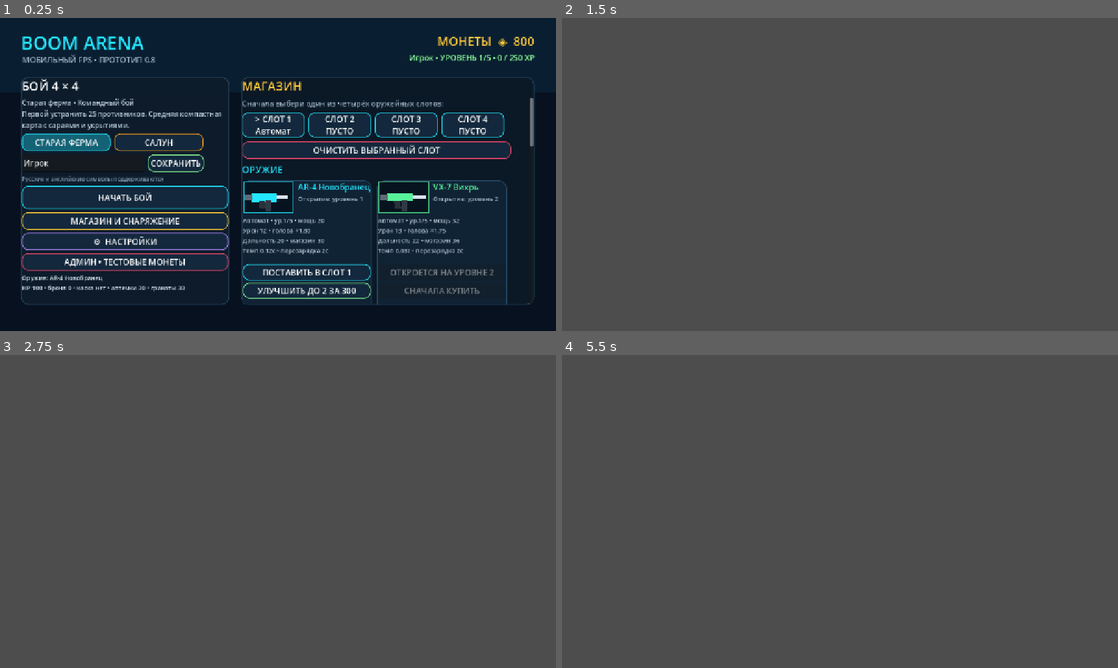
Above: before the commit, frames 1-4 (two rows, left to right).
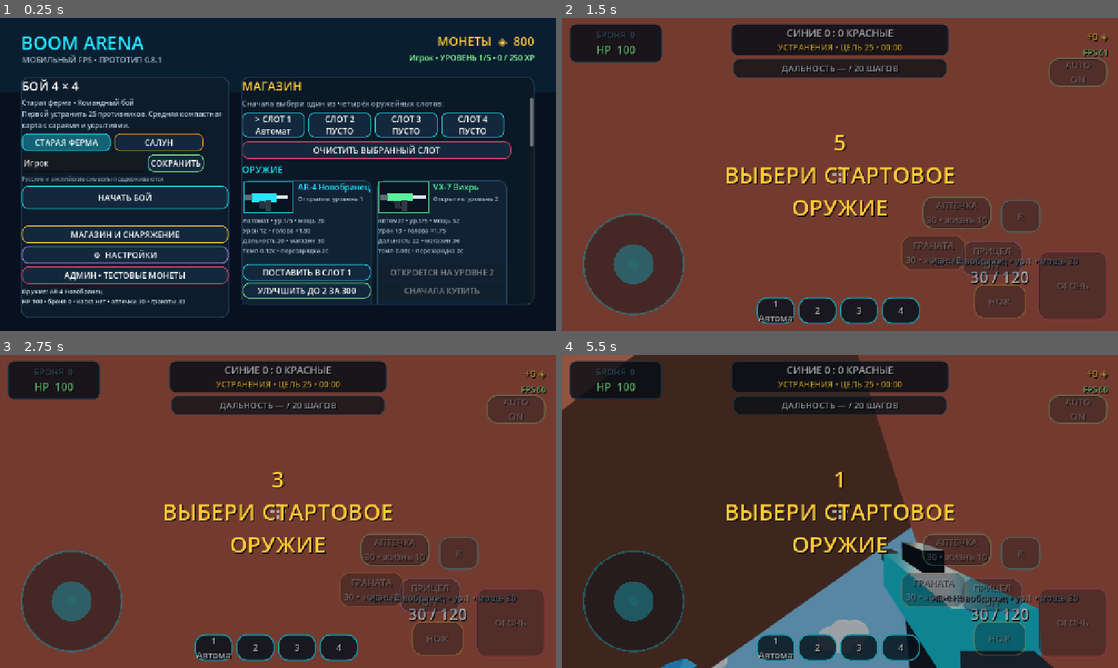
Above: after the commit, the same moments.

Repository: CTPAXlost/BoomBoom
Game: Godot game, scene res://scenes/main.tscn
Two runs of this game, one before a commit and one after it. Both use one fixed random seed, a clock stepped at 60 frames per second and the inputs below.
Inputs (mouse positions are in pixels of both pictures, inside the frame that each line leads up to):
- Up to frame 1 (0.25 s): no input
- Up to frame 2 (1.5 s): click "НАЧАТЬ БОЙ" at 0.5 s; tap Enter at 1.25 s; move the mouse to (962, 158) at 1.27 s; hold D (move_right) from 1.28 s (still down); hold Right mouse button (aim) from 1.28 s (still down); click (962, 158) at 1.42 s
- Up to frame 3 (2.75 s): release D (move_right) at 2 s; release Right mouse button (aim) at 2 s; tap Space at 2 s; drag from (166, 527) to (250, 574) at 2.02 s
- Up to frame 4 (5.5 s): move the mouse to (895, 442) at 2.77 s; hold D (move_right) 2.78-3.5 s; tap G (grenade) at 2.85 s; tap Enter at 3.5, 5 s; drag from (812, 574) to (673, 464) at 3.52 s; tap Space at 4.25 s; move the mouse to (1006, 558) at 4.27 s; hold A (move_left) 4.28-5 s; tap H (medkit) at 4.35 s; tap R (reload) at 4.9 s; drag from (673, 464) to (756, 433) at 5.02 s

The runs differ from the first frame. In frame 1, 4.6% of the frame differs, in the area x 3-42%, y 12-96%; in frame 2, 99%; in frame 3, 99%; in frame 4, 99%, in the area x 0-100%, y 0-100%.
Error before the commit: Parse Error: Could not preload resource script "res://scripts/game/player.gd". (res://scripts/game/arena.gd:6)

Commit message:
BoomArena

Diff:
--- a/scripts/game/arena.gd
+++ b/scripts/game/arena.gd
@@ -1,6 +1,7 @@
 extends Node3D
 class_name BoomArena
 
+signal arena_ready
 signal match_finished
 
 const PlayerScript = preload("res://scripts/game/player.gd")
@@ -38,6 +39,7 @@
 	randomize()
 	mode_id = SaveData.selected_map
 	score_limit = 1000 if mode_id == "saloon" else 25
+	print("Boom Arena: building map ", mode_id)
 	_apply_graphics_quality()
 	_build_environment()
 	hud = HUDScript.new()
@@ -45,7 +47,9 @@
 	hud.continue_pressed.connect(_on_continue_pressed)
 	_spawn_teams()
 	Input.mouse_mode = Input.MOUSE_MODE_CAPTURED
-	_start_countdown()
+	print("Boom Arena: arena ready")
+	arena_ready.emit()
+	call_deferred("_start_countdown")
 
 func _apply_graphics_quality():
 	var viewport = get_viewport()
--- a/scripts/game/player.gd
+++ b/scripts/game/player.gd
@@ -169,6 +169,12 @@
 	_update_weapon_visuals(delta)
 
 func _handle_weapon_selection():
+	for i in range(4):
+		if Input.is_action_just_pressed("slot_%d" % (i + 1)):
+			select_slot(i)
+	var hud_slot = game_hud.consume_slot_request() if game_hud else -1
+	if hud_slot >= 0:
+		select_slot(hud_slot)
 
 func _handle_move(delta):
 	var input_vec = Input.get_vector("move_left", "move_right", "move_forward", "move_back")
--- a/scripts/main.gd
+++ b/scripts/main.gd
@@ -1,15 +1,21 @@
 extends Node
 
 const MenuScreen = preload("res://scripts/ui/menu_screen.gd")
-const Arena = preload("res://scripts/game/arena.gd")
+const ARENA_SCRIPT_PATH = "res://scripts/game/arena.gd"
 
 var current_screen
+var pending_screen
+var startup_attempt = 0
+var smoke_test_mode = false
 
 func _ready():
 	SaveData.apply_runtime_settings()
 	DisplayServer.screen_set_orientation(DisplayServer.SCREEN_SENSOR_LANDSCAPE)
 	_ensure_input_actions()
+	smoke_test_mode = OS.get_cmdline_user_args().has("--smoke-test")
 	show_menu()
+	if smoke_test_mode:
+		call_deferred("start_match")
 
 func _ensure_input_actions():
 	var keys = {
@@ -59,7 +65,14 @@
 		current_screen.queue_free()
 	current_screen = null
 
+func _clear_pending_screen():
+	if is_instance_valid(pending_screen):
+		pending_screen.queue_free()
+	pending_screen = null
+
 func show_menu():
+	startup_attempt += 1
+	_clear_pending_screen()
 	clear_screen()
 	Input.mouse_mode = Input.MOUSE_MODE_VISIBLE
 	current_screen = MenuScreen.new()
@@ -67,10 +80,59 @@
 	current_screen.start_match.connect(start_match)
 
 func start_match():
-	clear_screen()
-	current_screen = Arena.new()
-	add_child(current_screen)
-	current_screen.match_finished.connect(_on_match_finished)
+	if is_instance_valid(pending_screen):
+		return
+	var arena_script = ResourceLoader.load(ARENA_SCRIPT_PATH)
+	if arena_script == null:
+		_show_start_error("Не удалось загрузить боевую сцену.")
+		return
+	var arena = arena_script.new()
+	if arena == null:
+		_show_start_error("Не удалось создать боевую сцену.")
+		return
+	pending_screen = arena
+	if not pending_screen.has_signal("arena_ready"):
+		_show_start_error("В боевой сцене отсутствует сигнал готовности.")
+		_clear_pending_screen()
+		return
+	pending_screen.connect("arena_ready", Callable(self, "_on_arena_ready"), CONNECT_ONE_SHOT)
+	pending_screen.connect("match_finished", Callable(self, "_on_match_finished"))
+	if is_instance_valid(current_screen) and current_screen.has_method("show_start_loading"):
+		current_screen.show_start_loading()
+	startup_attempt += 1
+	var attempt = startup_attempt
+	_watch_arena_startup(attempt)
+	add_child(pending_screen)
+
+func _watch_arena_startup(attempt):
+	await get_tree().create_timer(8.0).timeout
+	if attempt != startup_attempt or not is_instance_valid(pending_screen):
+		return
+	_clear_pending_screen()
+	_show_start_error("Боевая сцена не запустилась. Сборка остановлена безопасно.")
+	if smoke_test_mode:
+		get_tree().quit(2)
+
+func _on_arena_ready():
+	if not is_instance_valid(pending_screen):
+		return
+	startup_attempt += 1
+	var old_screen = current_screen
+	current_screen = pending_screen
+	pending_screen = null
+	if is_instance_valid(old_screen):
+		old_screen.queue_free()
+	if smoke_test_mode:
+		print("BOOM_ARENA_SMOKE_TEST_OK")
+		await get_tree().process_frame
+		get_tree().quit(0)
+
+func _show_start_error(message):
+	push_error(message)
+	if is_instance_valid(current_screen) and current_screen.has_method("show_start_error"):
+		current_screen.show_start_error(message)
+	if smoke_test_mode:
+		get_tree().quit(1)
 
 func _on_match_finished():
 	show_menu()
--- a/scripts/ui/menu_screen.gd
+++ b/scripts/ui/menu_screen.gd
@@ -33,6 +33,8 @@
 var map_status
 var admin_coins
 var admin_status
+var start_button
+var start_status
 
 func _ready():
 	set_anchors_and_offsets_preset(Control.PRESET_FULL_RECT)
@@ -93,7 +95,7 @@
 	var title = make_label("BOOM ARENA", 42, Color("23e6ff"))
 	title.position = Vector2(48, 28)
 	add_child(title)
-	var subtitle = make_label("МОБИЛЬНЫЙ FPS • ПРОТОТИП 0.8", 18, Color("9db4c7"))
+	var subtitle = make_label("МОБИЛЬНЫЙ FPS • ПРОТОТИП 0.8.1", 18, Color("9db4c7"))
 	subtitle.position = Vector2(51, 83)
 	add_child(subtitle)
 	coins_label = make_label("", 28, Color("ffca3a"))
@@ -110,7 +112,7 @@
 func _build_main_panel():
 	var panel = PanelContainer.new()
 	panel.position = Vector2(48, 135)
-	panel.size = Vector2(480, 525)
+	panel.size = Vector2(480, 555)
 	panel.add_theme_stylebox_override("panel", panel_style())
 	add_child(panel)
 	var box = VBoxContainer.new()
@@ -156,12 +158,16 @@
 	nickname_status = make_label("Русские и английские символы поддерживаются", 13, Color("7893a8"))
 	box.add_child(nickname_status)
 
-	var start = Button.new()
-	start.text = "НАЧАТЬ БОЙ"
-	start.custom_minimum_size = Vector2(420, 54)
-	style_button(start, Color("23e6ff"))
-	start.pressed.connect(func(): start_match.emit())
-	box.add_child(start)
+	start_button = Button.new()
+	start_button.text = "НАЧАТЬ БОЙ"
+	start_button.custom_minimum_size = Vector2(420, 54)
+	style_button(start_button, Color("23e6ff"))
+	start_button.pressed.connect(func(): start_match.emit())
+	box.add_child(start_button)
+	start_status = make_label("", 14, Color("8cff98"))
+	start_status.horizontal_alignment = HORIZONTAL_ALIGNMENT_CENTER
+	start_status.custom_minimum_size = Vector2(420, 24)
+	box.add_child(start_status)
 	var shop = Button.new()
 	shop.text = "МАГАЗИН И СНАРЯЖЕНИЕ"
 	shop.custom_minimum_size = Vector2(420, 40)
@@ -184,6 +190,22 @@
 	loadout_status.autowrap_mode = TextServer.AUTOWRAP_WORD_SMART
 	loadout_status.custom_minimum_size = Vector2(420, 58)
 	box.add_child(loadout_status)
+
+func show_start_loading():
+	if is_instance_valid(start_button):
+		start_button.disabled = true
+		start_button.text = "ЗАГРУЗКА БОЯ..."
+	if is_instance_valid(start_status):
+		start_status.text = "Создаём карту, бойцов и интерфейс"
+		start_status.add_theme_color_override("font_color", Color("8cff98"))
+
+func show_start_error(message):
+	if is_instance_valid(start_button):
+		start_button.disabled = false
+		start_button.text = "НАЧАТЬ БОЙ"
+	if is_instance_valid(start_status):
+		start_status.text = str(message)
+		start_status.add_theme_color_override("font_color", Color("ef476f"))
 
 func _build_shop():
 	shop_panel = PanelContainer.new()
Not shown, changed: export_presets.cfg
Not shown, changed: .github/workflows/android.yml
Not shown, changed: CHANGELOG.md
Not shown, changed: README.md
Not shown, changed: scripts/validate_project.py
Not shown, changed: ╨Ч╨Р╨У╨а╨г╨Ч╨Ш╨в╨м_╨Э╨Р_GITHUB.bat
Not shown, changed: ╨Ч╨Р╨У╨а╨г╨Ч╨Ъ╨Р_╨Э╨Р_GITHUB.md
Not shown, added: ╨Ъ╨Р╨Ъ_╨Ю╨С╨Э╨Ю╨Т╨Ш╨в╨м_GITHUB_0.8.1.md
Not shown, removed: ╨Ъ╨Р╨Ъ_╨Ю╨С╨Э╨Ю╨Т╨Ш╨в╨м_GITHUB_0.8.md
Not shown, added: ╨Ю╨С╨Э╨Ю╨Т╨Ш╨в╨м_GITHUB_0.8.1.bat
Not shown, added: ╨а╨Р╨Ч╨С╨Ю╨а_╨б╨Х╨а╨Ю╨У╨Ю_╨н╨Ъ╨а╨Р╨Э╨Р.md
